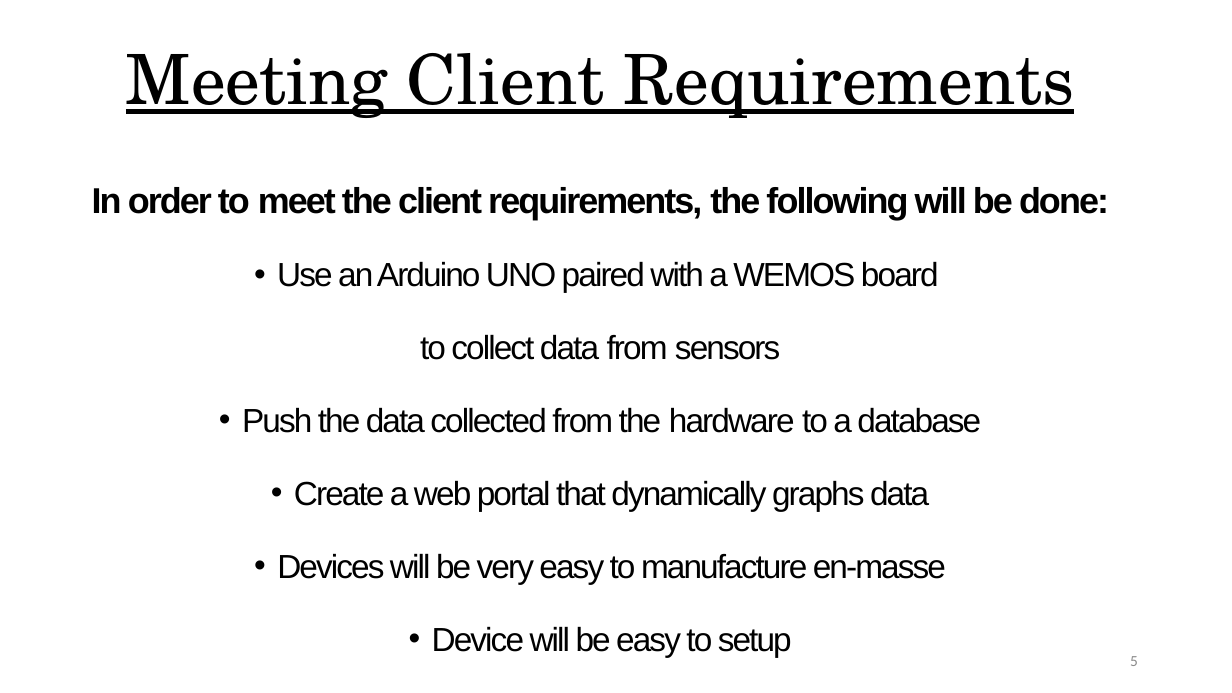
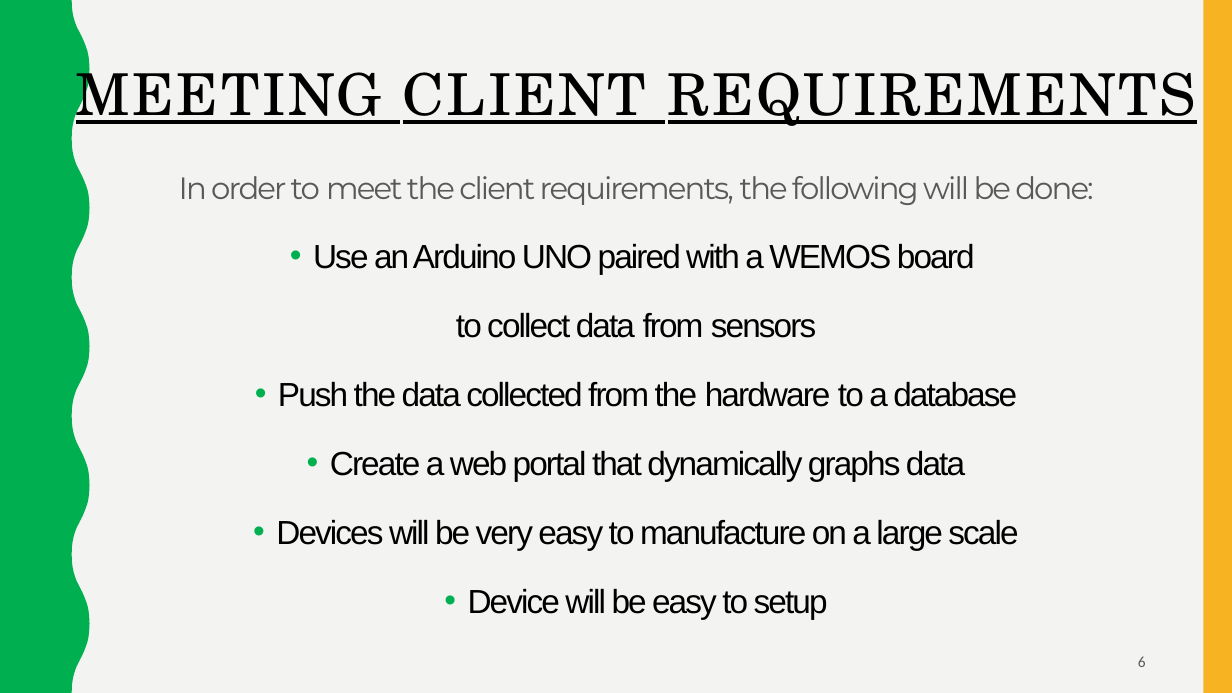
Before and after one commit to scoall/smart-plant, a slide deck: slide 6 of Smart Eco SystemBlankBGEdited.pptx (slide 5 before the commit). Drawn at 1232x693 pixels with LibreOffice and Linux fonts; fonts in the diff are those of the drawing. Boxes give left, top, right and bottom in pixels: in the first picture for what was removed or moved away, otherwise in the second. Text is boxed around its words. In the diff, an @@ line names an element or a change of style, - is before the commit and + after.

```diff
--- a/Smart Eco SystemBlankBGEdited.pptx
+++ b/Smart Eco SystemBlankBGEdited.pptx
@@ background #FFFFFF to #F3F3F2 @@
@@ freeform shape added at (0, 0, 90, 693), fill #00B050 @@
@@ rectangle added at (1203, 0, 1232, 693), fill #F8B323 @@
@@ title "MEETING CLIENT REQUIREMENTS" at (76, 58, 1197, 126): vertical alignment middle to top @@
@@ title at (76, 58, 1197, 126): text changed; size 54 to 45 pt @@
-Meeting Client Requirements
+MEETING CLIENT REQUIREMENTS
@@ text "In order to meet the ...": place and size @@
-text "In order to meet the ..." at (92, 187, 1109, 657)
+text "In order to meet the ..." at (179, 176, 1093, 619)
@@ text at (179, 176, 1093, 619): size 28 to 24 pt, font Arial to Montserrat, text colour #000000 to #595959, bold off in "In order to meet the client requirements, ..."; less space between paragraphs @@
@@ text at (276, 519, 1018, 550): text changed @@
-• Devices will be very easy to manufacture en-masse
+• Devices will be very easy to manufacture on a large scale
@@ page number at (1138, 656, 1146, 667): text changed; text colour #8C8C8C to #595959 @@
-5
+6
```
Also in this commit, not shown: 16 other slides changed, 1 slide added.
